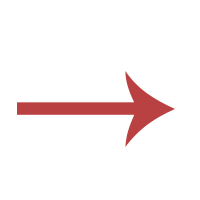
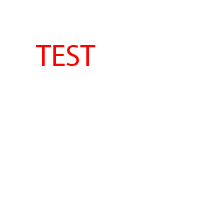
Layer changes from the first w=200, h=200 image to the second:
removed layer "Shape 1" over [17,71,175,147]
added layer "TEST" over [36,45,96,66]
